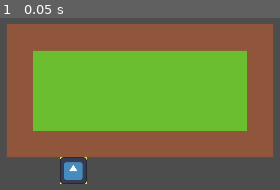
Above: before the commit, frame 1.
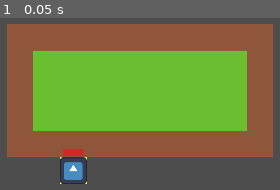
Above: after the commit, the same moment.

Repository: MentaalAchtergesteld/arcadedungeontactics
Game: Godot game, scene res://scenes/level/level.tscn
Two runs of this game, one before a commit and one after it. Both use one fixed random seed, a clock stepped at 60 frames per second and the inputs below. The engine's default icon, where the game draws it, is replaced by a stand-in: a white triangle on a blue panel in a dark square.
Inputs:
- Up to frame 1 (0.05 s): no input

The runs differ from the first frame. In frame 1, 0.3% of the frame differs, in the area x 22-30%, y 76-81%.

Commit message:
Created HealthComponent and Healthbar

Diff:
--- /dev/null
+++ b/components/health_component/health_component.gd
@@ -0,0 +1,45 @@
+class_name HealthComponent
+extends Node
+
+signal max_health_changed(max_health: int, amount: int);
+signal health_changed(current_health: int, amount: int);
+signal healed(current_health: int, amount: int);
+signal damaged(current_health: int, amount: int);
+signal health_depleted;
+
+@export var current_health: int = 3: set = set_health;
+@export var max_health: float = 3: set = set_max_health;
+
+func set_health(new_health: int) -> void:
+	new_health = clamp(new_health, 0, max_health);
+	if new_health == current_health: return;
+
+	var change_amount = abs(new_health - current_health);
+	current_health = new_health;
+
+	health_changed.emit(current_health, change_amount);
+	if new_health > current_health:
+		healed.emit(current_health, change_amount);
+	elif new_health < current_health:
+		damaged.emit(current_health, change_amount);
+
+	if current_health == 0:
+		health_depleted.emit();
+
+func set_max_health(new_max_health: int) -> void:
+	new_max_health = max(1, new_max_health);
+	if new_max_health == max_health: return;
+
+	var change_amount = abs(new_max_health - max_health);
+	max_health = new_max_health;
+
+	max_health_changed.emit(max_health, change_amount);
+
+	if current_health > max_health:
+		current_health = max_health;
+
+func heal(amount: int) -> void:
+	current_health += amount;
+
+func damage(amount: int) -> void:
+	current_health -= amount;
--- /dev/null
+++ b/components/healthbar/healthbar.gd
@@ -0,0 +1,29 @@
+class_name Healthbar
+extends ProgressBar
+
+@export var health_component: HealthComponent: set = set_health_component;
+
+func set_health_component(new_health_component: HealthComponent) -> void:
+	if health_component:
+		disconnect_signals();
+	health_component = new_health_component;
+	update_values();
+	connect_signals();
+
+func update_values() -> void:
+	value = health_component.current_health;
+	max_value = health_component.max_health;
+
+func disconnect_signals() -> void:
+	health_component.max_health_changed.disconnect(_on_max_health_changed);
+	health_component.health_changed.disconnect(_on_health_changed);
+
+func connect_signals() -> void:
+	health_component.max_health_changed.connect(_on_max_health_changed);
+	health_component.health_changed.connect(_on_health_changed);
+
+func _on_max_health_changed(max_health: int, amount: int) -> void:
+	max_value = max_health;
+
+func _on_health_changed(current_health: int, amount: int) -> void:
+	value = current_health;
--- /dev/null
+++ b/components/healthbar/healthbar.tscn
@@ -0,0 +1,18 @@
+[gd_scene load_steps=4 format=3 uid="uid://cpt5jhmuhwtb3"]
+
+[ext_resource type="Script" uid="uid://12tfmckh4yvx" path="res://components/healthbar/healthbar.gd" id="1_anadi"]
+
+[sub_resource type="StyleBoxFlat" id="StyleBoxFlat_anadi"]
+bg_color = Color(0.1, 0.1, 0.1, 1)
+
+[sub_resource type="StyleBoxFlat" id="StyleBoxFlat_30vo0"]
+bg_color = Color(0.8, 0.16, 0.16, 1)
+
+[node name="Healthbar" type="ProgressBar"]
+offset_right = 12.0
+offset_bottom = 4.0
+theme_override_styles/background = SubResource("StyleBoxFlat_anadi")
+theme_override_styles/fill = SubResource("StyleBoxFlat_30vo0")
+value = 50.0
+show_percentage = false
+script = ExtResource("1_anadi")
--- a/entities/unit/unit.gd
+++ b/entities/unit/unit.gd
@@ -1,8 +1,13 @@
 class_name Unit
 extends Node2D
 
+@onready var health_component: HealthComponent = $HealthComponent;
+
 var cell_position: Vector2i:
 	get: return Navigation.world_to_map(global_position);
+
+var alive:
+	get: health_component.current_health > 0;
 
 func _on_tilemap_changed():
 	global_position = Navigation.map_to_world(Vector2i(2, 5));
--- a/entities/unit/unit.tscn
+++ b/entities/unit/unit.tscn
@@ -1,7 +1,9 @@
-[gd_scene load_steps=3 format=3 uid="uid://dw6tq28finwin"]
+[gd_scene load_steps=5 format=3 uid="uid://dw6tq28finwin"]
 
 [ext_resource type="Script" uid="uid://cpu4800dki5vl" path="res://entities/unit/unit.gd" id="1_w87tj"]
 [ext_resource type="Texture2D" uid="uid://btvenopoeqlbq" path="res://icon.svg" id="2_tkh0x"]
+[ext_resource type="Script" uid="uid://btfmngh8138a5" path="res://components/health_component/health_component.gd" id="3_p0kfm"]
+[ext_resource type="PackedScene" uid="uid://cpt5jhmuhwtb3" path="res://components/healthbar/healthbar.tscn" id="4_h1r3i"]
 
 [node name="Unit" type="Node2D"]
 script = ExtResource("1_w87tj")
@@ -9,3 +11,13 @@
 [node name="Sprite2D" type="Sprite2D" parent="."]
 scale = Vector2(0.125, 0.125)
 texture = ExtResource("2_tkh0x")
+
+[node name="HealthComponent" type="Node" parent="."]
+script = ExtResource("3_p0kfm")
+
+[node name="Healthbar" parent="." node_paths=PackedStringArray("health_component") instance=ExtResource("4_h1r3i")]
+offset_left = -6.0
+offset_top = -13.0
+offset_right = 6.0
+offset_bottom = -9.0
+health_component = NodePath("../HealthComponent")
--- a/scenes/level/level.tscn
+++ b/scenes/level/level.tscn
@@ -29,6 +29,7 @@
 [node name="Units" type="Node2D" parent="."]
 
 [node name="Unit" parent="Units" instance=ExtResource("2_nbgty")]
+position = Vector2(56, 8)
 
 [node name="Camera2D" type="Camera2D" parent="."]
 zoom = Vector2(4, 4)
Not shown, added: components/health_component/health_component.gd.uid
Not shown, added: components/healthbar/healthbar.gd.uid
Not shown, added: todo.md
